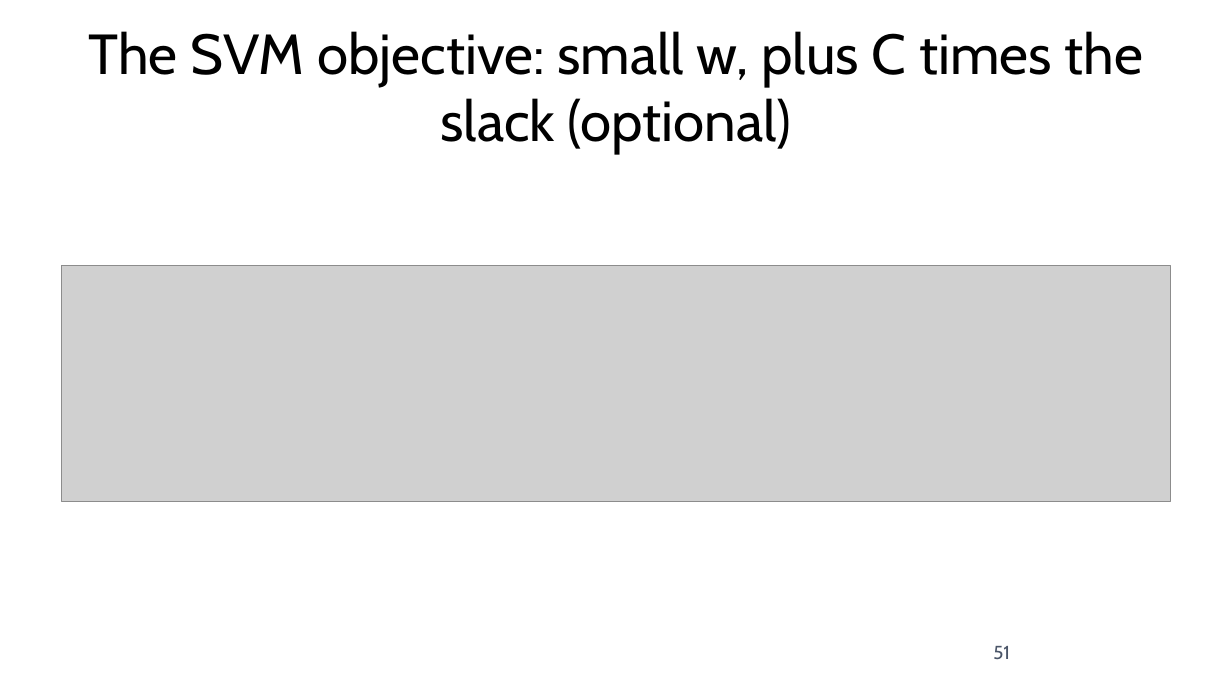
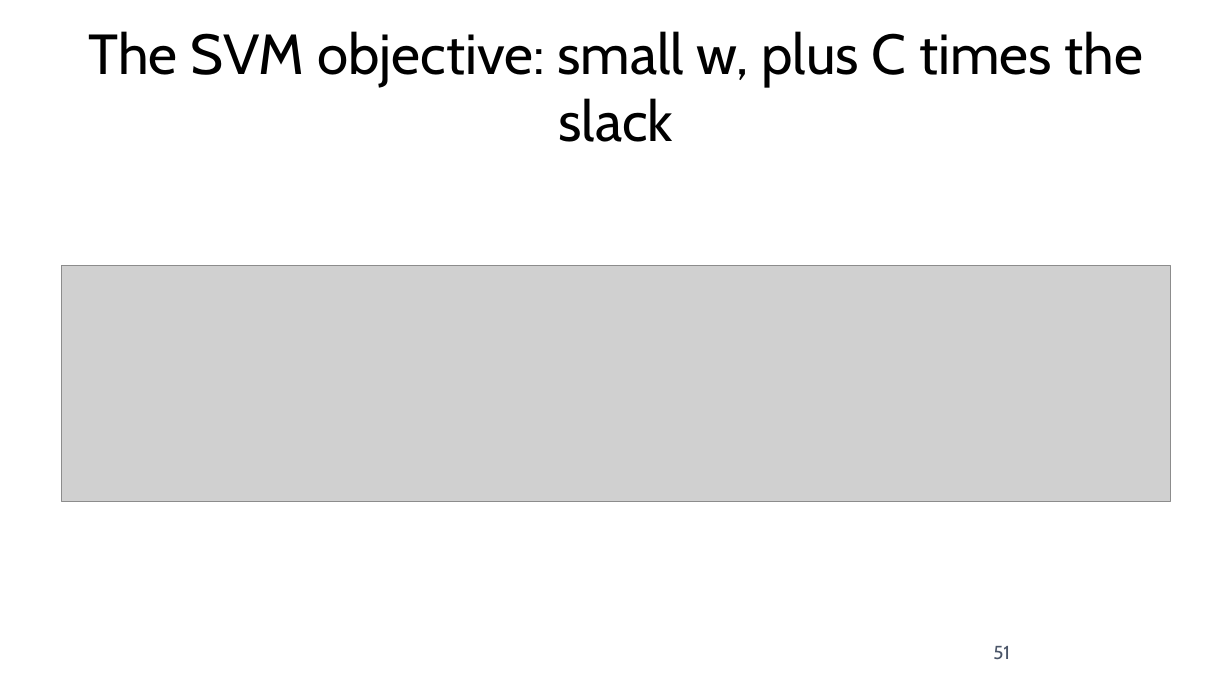
Before and after one commit to fabioantonini/technologies-for-artificial-intelligence, a slide deck: slide 51 of Lessons/06_knn_naive_bayes_svm/Slides/knn_naive_bayes_svm_slides.pptx. Drawn at 1232x693 pixels with LibreOffice and Linux fonts; fonts in the diff are those of the drawing; grey boxes stand for pictures; background and template pictures are left out. Boxes give left, top, right and bottom in pixels: in the first picture for what was removed or moved away, otherwise in the second. Text is boxed around its words. In the diff, an @@ line names an element or a change of style, - is before the commit and + after.

```diff
--- a/Lessons/06_knn_naive_bayes_svm/Slides/knn_naive_bayes_svm_slides.pptx
+++ b/Lessons/06_knn_naive_bayes_svm/Slides/knn_naive_bayes_svm_slides.pptx
@@ title at box(88, 31, 1144, 142): text changed @@
-The SVM objective: small w, plus C times the slack (optional)
+The SVM objective: small w, plus C times the slack
```
Also in this commit, not shown: 13 other slides changed, 6 other files.
